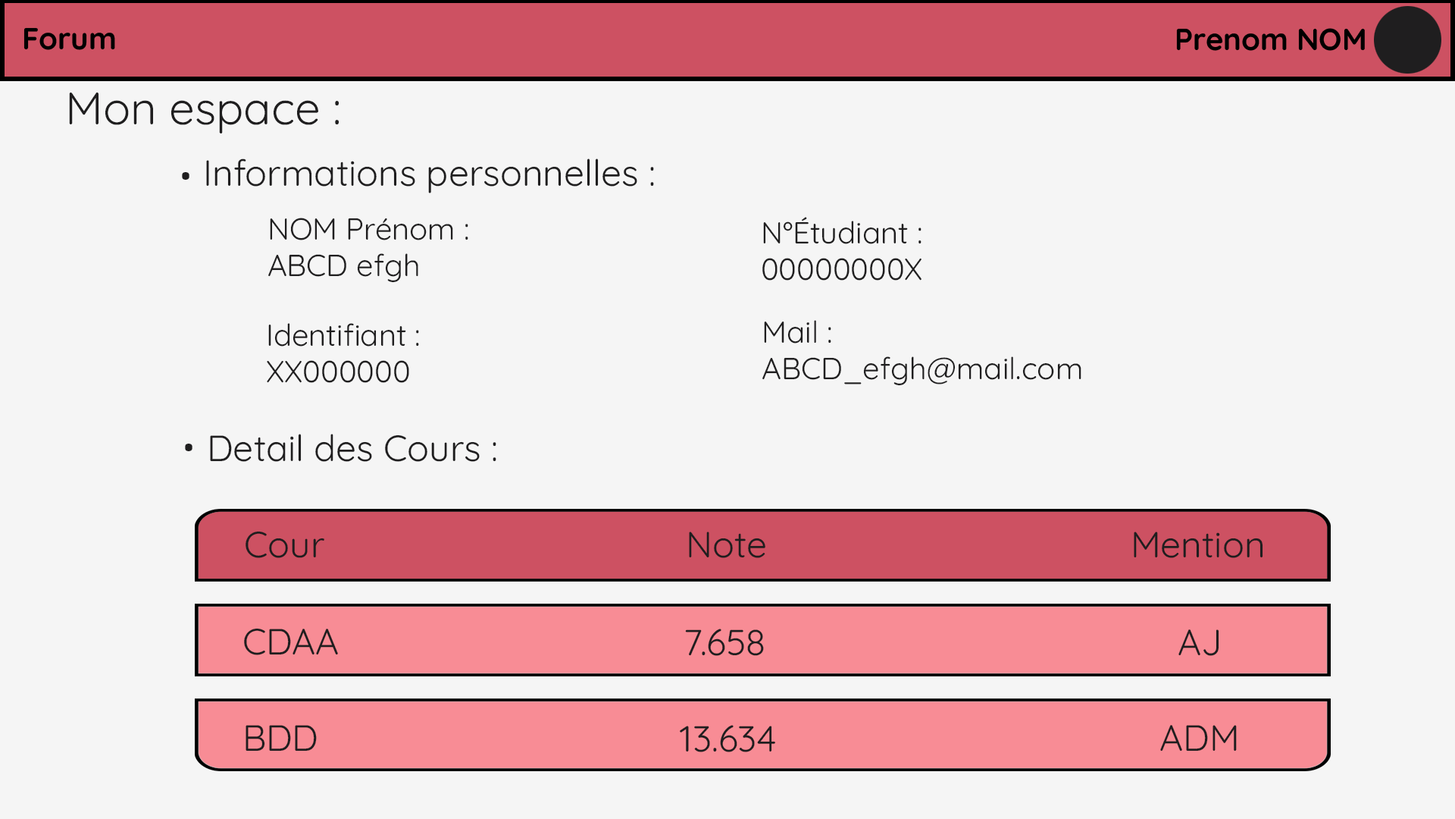
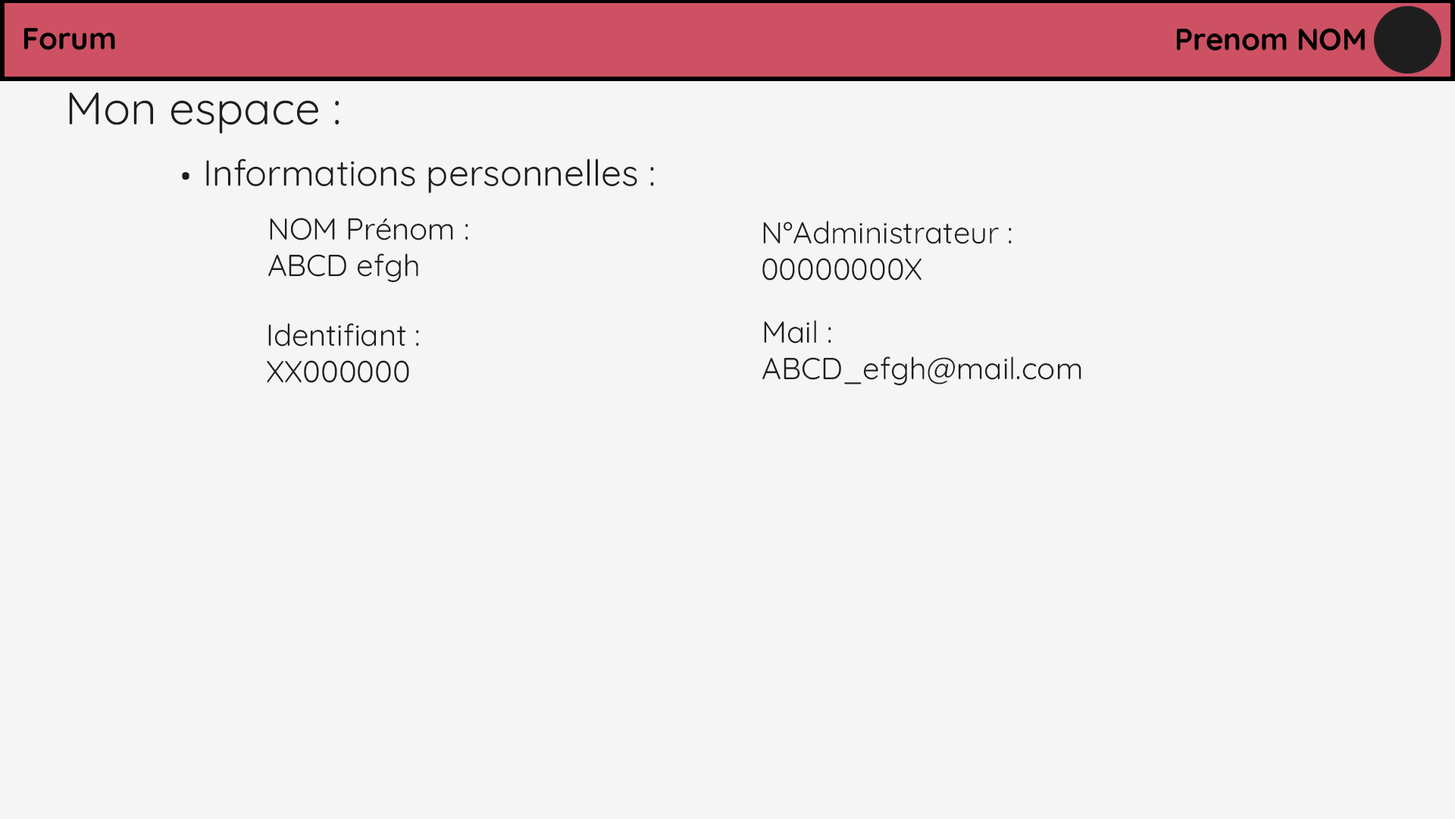
The second 1455px x 819px image is a revision of the first. Changes to its layers:
added layer "calque admin" above "Informations personnelles :" over (184, 433, 1332, 771)
renamed "N°Étudiant : 00000000X" to "N°Administrateur : 00000000X", painted on it over (762, 216, 1012, 281)
